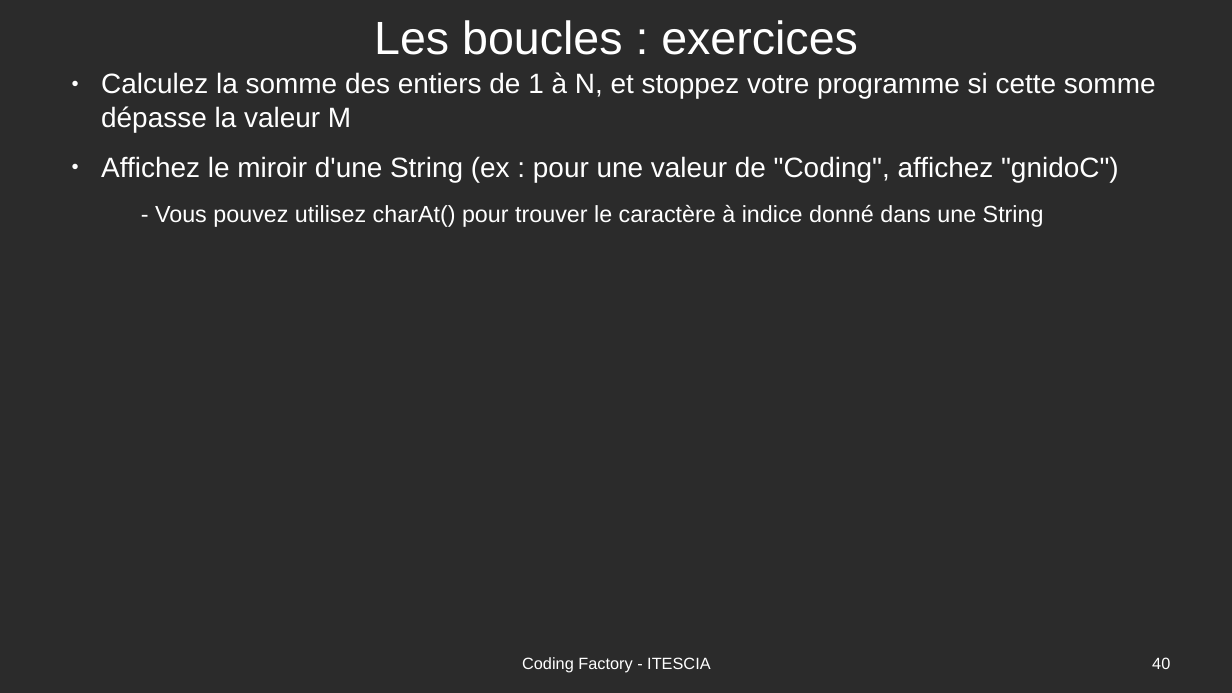
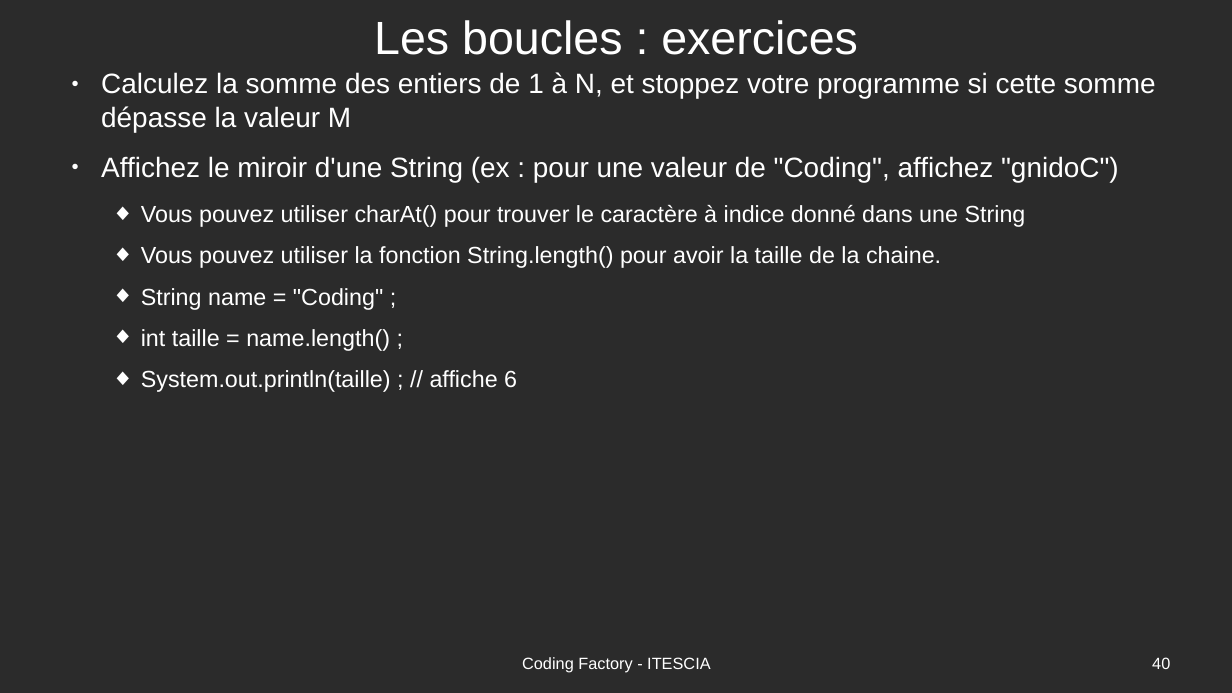
Before and after one commit to Romuald78/codingdojo_studentplugin, a slide deck: slide 40 of resources/doc/piscine_codingfactory-cours.odp. Drawn at 1232x693 pixels with LibreOffice and Linux fonts; fonts in the diff are those of the drawing; background and template pictures are left out; a plain dark background stands for a picture behind light text. Boxes give left, top, right and bottom in pixels: in the first picture for what was removed or moved away, otherwise in the second. Text is boxed around its words. In the diff, an @@ line names an element or a change of style, - is before the commit and + after.

```diff
--- a/resources/doc/piscine_codingfactory-cours.odp
+++ b/resources/doc/piscine_codingfactory-cours.odp
@@ text at <box>141,205,1026,392</box>: text changed @@
-  - Vous pouvez utilisez charAt() pour trouver le caractère à indice donné dans une String
+  ◆ Vous pouvez utiliser charAt() pour trouver le caractère à indice donné dans une String
+  ◆ Vous pouvez utiliser la fonction String.length() pour avoir la taille de la chaine.
+  ◆ String name = "Coding" ;
+  ◆ int taille = name.length() ;
+  ◆ System.out.println(taille) ; // affiche 6
```
Also in this commit, not shown: 2 other slides changed, 1 other file.
